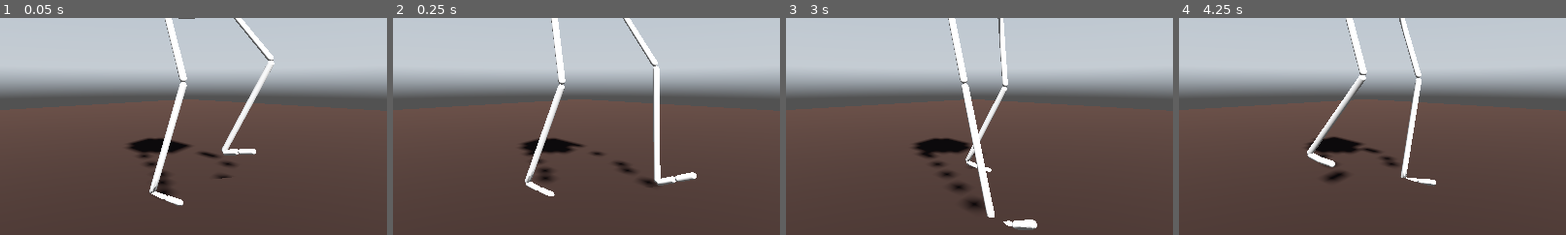
Above: before the commit, frames 1-4 (left to right).
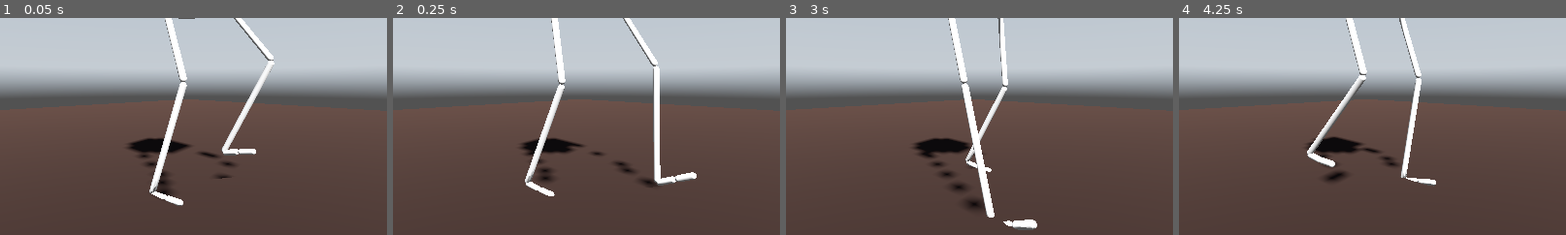
Above: after the commit, the same moments.

Repository: jehoz/legs-and-gaits
Game: Godot game, scene res://scenes/default.tscn
The game is run twice, just before and just after one commit, with the same random seed, the same clock (stepped at 60 frames per second) and the same inputs. A sky picture missing from this copy of the repository is replaced by a grey-blue gradient.
Inputs:
- Up to frame 1 (0.05 s): no input
- Up to frame 2 (0.25 s): no input
- Up to frame 3 (3 s): no input
- Up to frame 4 (4.25 s): no input
The pictures show only the part of the screen within x 26-76%, y 35-85%; the shares and areas given below are measured in that part.

The runs differ from the first frame. In frame 3, less than 0.1% of the frame differs, in the area x 46-54%, y 42-92%; in frame 4, less than 0.1%.

Commit message:
Fix weird scale warping bug

Diff:
--- a/scripts/leg.gd
+++ b/scripts/leg.gd
@@ -151,6 +151,7 @@
 		var rot_quat = Quaternion(from, to)
 		bone.rotation = Vector3.ZERO
 		bone.global_rotate(rot_quat.get_axis().normalized(), rot_quat.get_angle())
+		bone.scale = Vector3.ONE
 		bone.global_position = prev.origin
 		prev = bone.get_global_transform()
 		prev.origin = joint_pos
